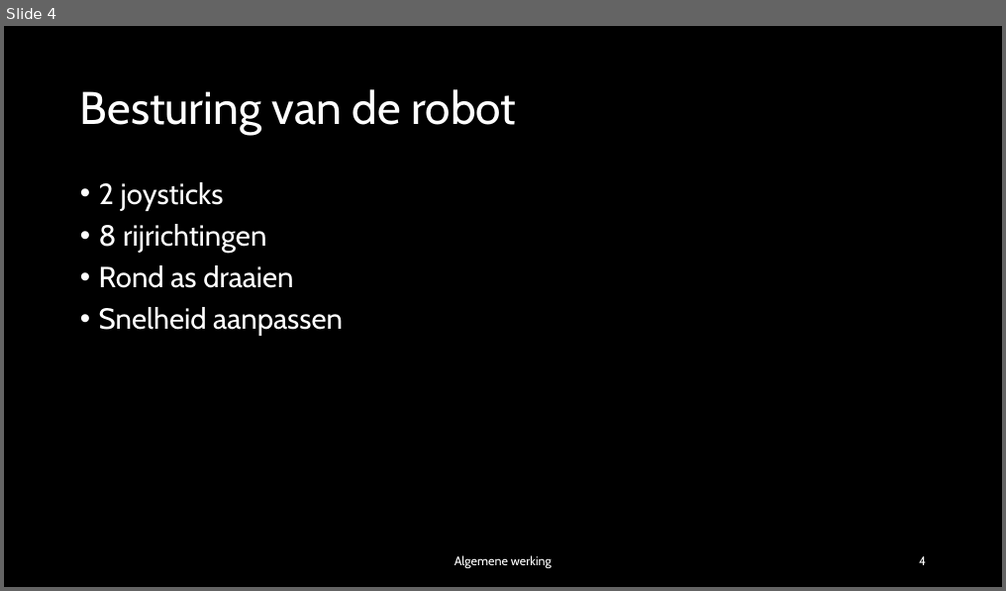
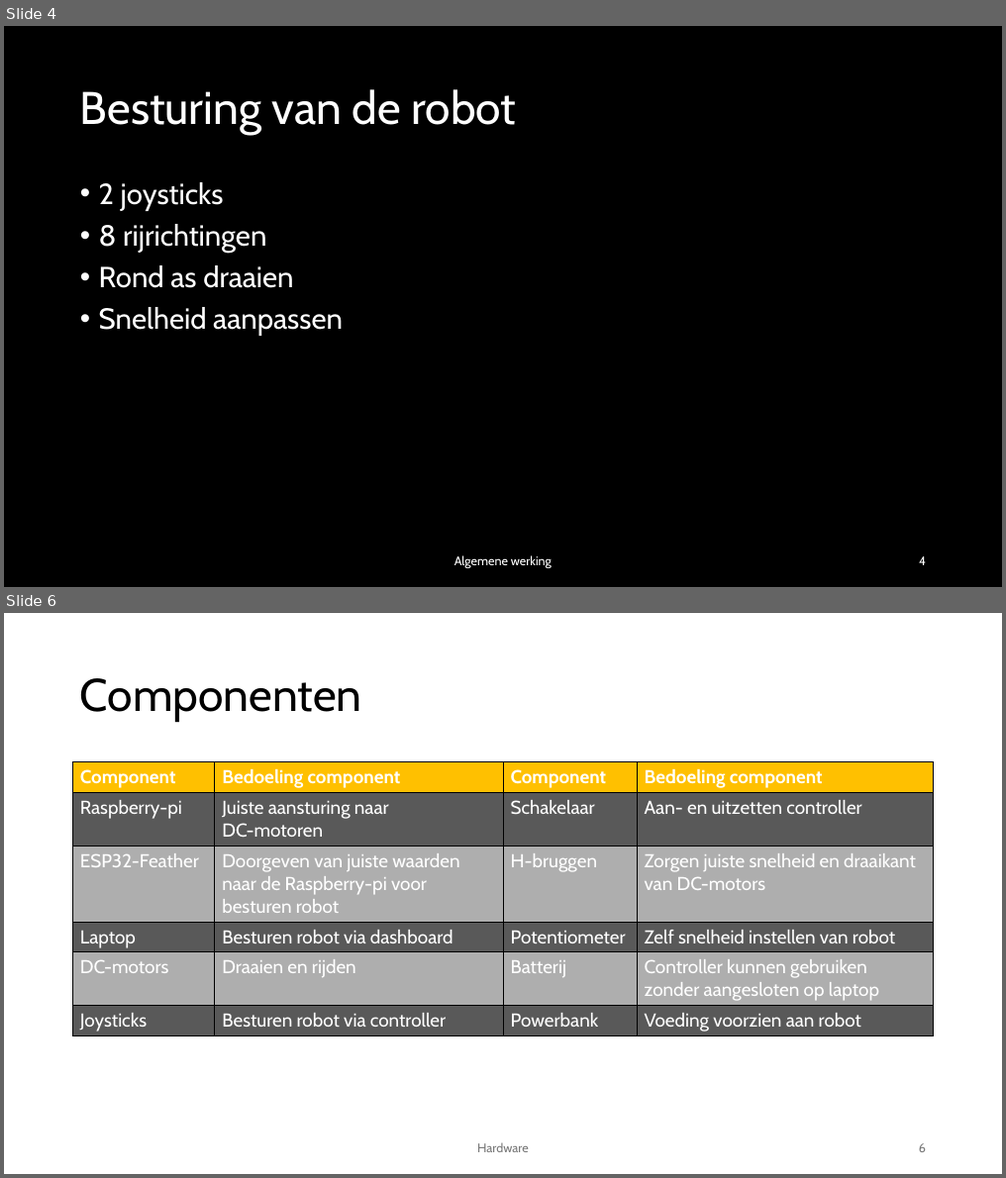
Before and after one commit to Nowie69/Eindproject-Robot-6ICW, a slide deck: Robot met mecanum wheels.pptx. Shown one above the other, each under a label of ours: slide 4 before the commit, slides 4 and 6 after it; the slides between them are not shown. The pictures are 1006x591 and 1006x1178 pixels, drawn with LibreOffice and Linux fonts; fonts in the diff are those of the drawing; background and template pictures are left out. Boxes give left, top, right and bottom in pixels: in the first picture for what was removed or moved away, otherwise in the second. Text is boxed around its words. In the diff, an @@ line names an element or a change of style, - is before the commit and + after.

Commit message:
PowerJointje toegevoegd

```diff
--- a/Robot met mecanum wheels.pptx
+++ b/Robot met mecanum wheels.pptx
@@ slide 6 added at (x1=4, y1=613, x2=1002, y2=1174), background picture (left out) @@
@@ title added at (x1=80, y1=678, x2=362, y2=722), 44 pt, text #000000 @@
+Componenten
@@ table added at (x1=73, y1=762, x2=934, y2=1036), 6 rows, 4 columns @@
+Component | Bedoeling component | Component | Bedoeling component
+Raspberry-pi | Juiste aansturing naar DC-motoren | Schakelaar | Aan- en uitzetten controller
+ESP32-Feather | Doorgeven van juiste waarden naar de Raspberry-pi voor besturen robot | H-bruggen | Zorgen juiste snelheid en draaikant van DC-motors
+Laptop | Besturen robot via dashboard | Potentiometer | Zelf snelheid instellen van robot
+DC-motors | Draaien en rijden | Batterij | Controller kunnen gebruiken zonder aangesloten op laptop
+Joysticks | Besturen robot via controller | Powerbank | Voeding voorzien aan robot
@@ text added at (x1=477, y1=1144, x2=529, y2=1153), 12 pt, text #797979 @@
+Hardware
@@ page number added at (x1=919, y1=1144, x2=926, y2=1153), 12 pt, text #797979 @@
+6
```
Also in this commit, not shown: 3 slides changed, 7 other slides added, 1 other file.
